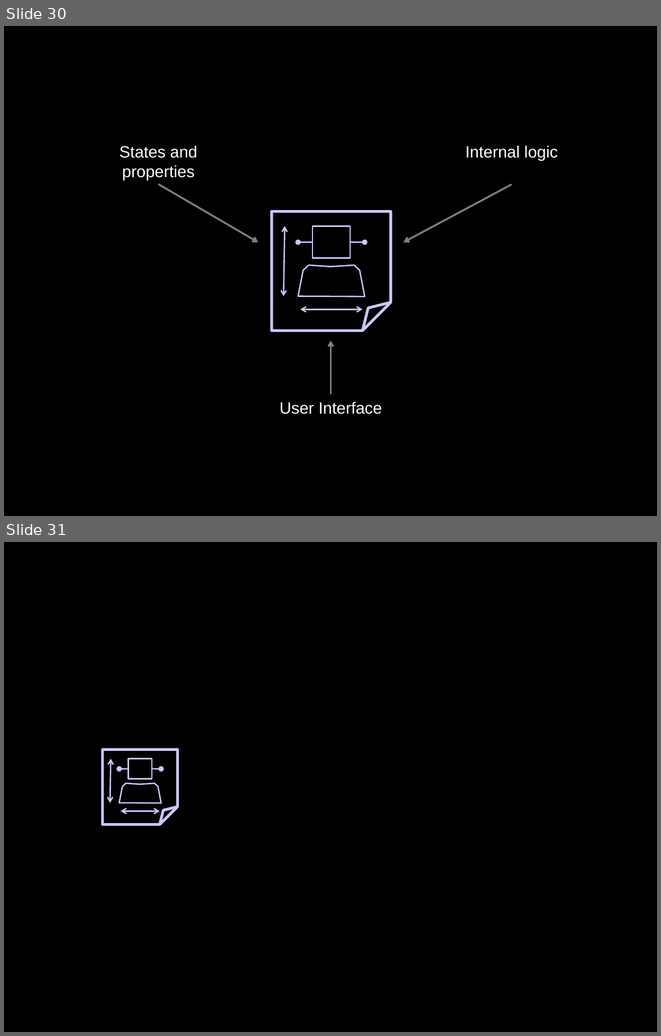
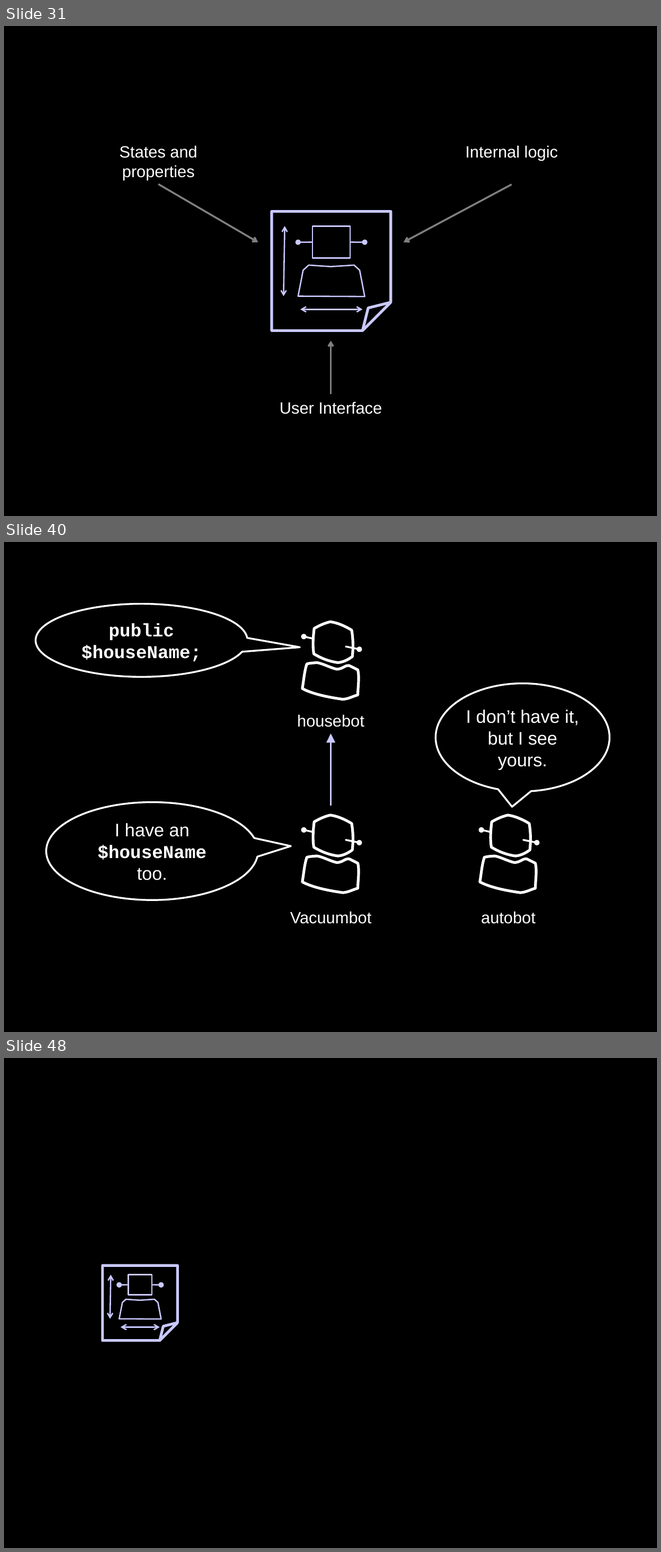
Before and after one commit to socketwench/OOPforObjectHaters, a slide deck: src/OOPforObjectHaters.pptx. Shown one above the other, each under a label of ours: slides 30 and 31 before the commit, slides 31, 40 and 48 after it; the slides between them are not shown. The pictures are 661x1036 and 661x1552 pixels, drawn with LibreOffice and Linux fonts; fonts in the diff are those of the drawing. Boxes give left, top, right and bottom in pixels: in the first picture for what was removed or moved away, otherwise in the second. Text is boxed around its words. In the diff, an @@ line names an element or a change of style, - is before the commit and + after.

```diff
--- a/src/OOPforObjectHaters.pptx
+++ b/src/OOPforObjectHaters.pptx
@@ slide 40 added at (x1=4, y1=542, x2=657, y2=1032), background #000000 @@
@@ speech bubble added at (x1=35, y1=604, x2=247, y2=677), outline #FFFFFF 2 pt, 20 pt, text #FFFFFF, bold @@
+public $houseName;
@@ group added at (x1=302, y1=622, x2=359, y2=699): 2 freeform shapes, 2 arrows @@
@@ speech bubble added at (x1=435, y1=683, x2=609, y2=791), outline #FFFFFF 2 pt, 20 pt, text #FFFFFF @@
+I don’t have it, but I see yours.
@@ text added at (x1=297, y1=714, x2=364, y2=727), 18 pt, text #FFFFFF @@
+housebot
@@ arrow added from (330, 806) to (330, 733), #CAC9FF 2 pt @@
@@ speech bubble added at (x1=46, y1=802, x2=258, y2=900), outline #FFFFFF 2 pt, 20 pt, text #FFFFFF @@
+I have an $houseName too.
@@ group added at (x1=302, y1=815, x2=359, y2=893): 2 freeform shapes, 2 arrows @@
@@ group added at (x1=480, y1=815, x2=537, y2=893): 2 freeform shapes, 2 arrows @@
@@ text added at (x1=290, y1=911, x2=371, y2=924), 18 pt, text #FFFFFF @@
+Vacuumbot
@@ text added at (x1=481, y1=911, x2=536, y2=924), 18 pt, text #FFFFFF @@
+autobot
@@ what was slide 30 is now slide 31 @@
@@ what was slide 31 is now slide 48 @@
```
Also in this commit, not shown: 16 other slides added, 17 other files.
